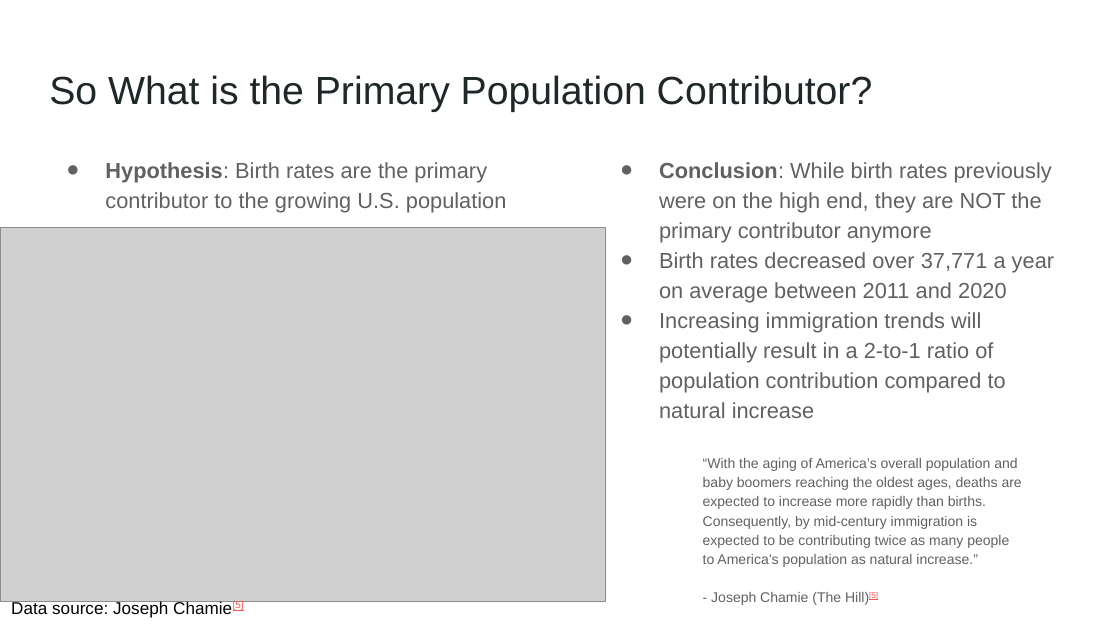
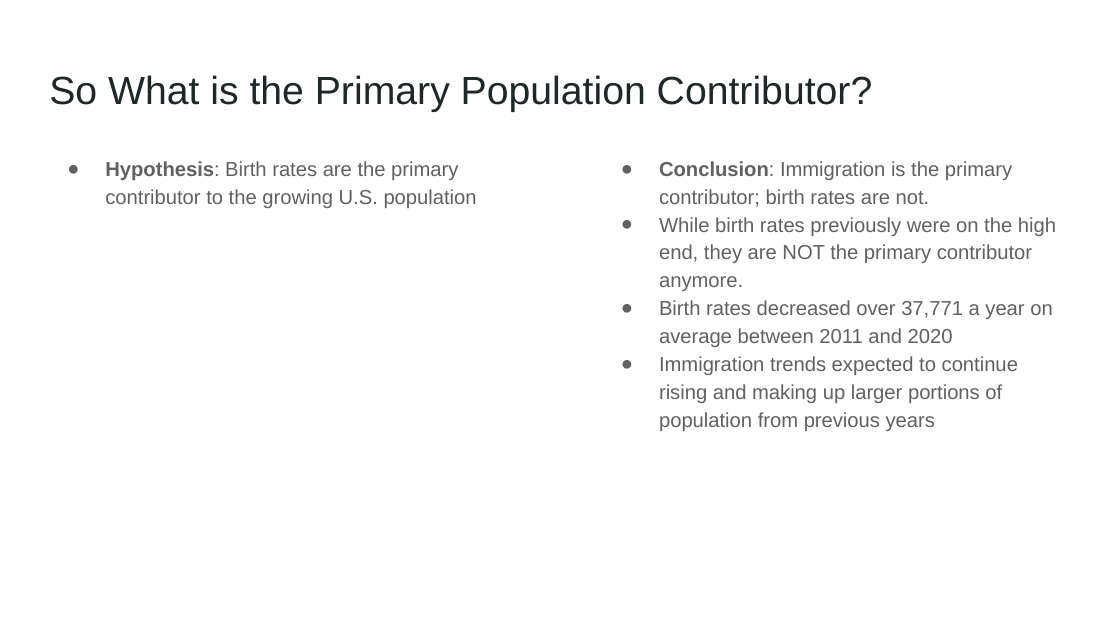
Before and after one commit to chloelinli/image-classification, a slide deck: slide 9 of projects/us_birth_rate_trends_20221006/presentation/primary_population_contributor.pptx (slide 8 before the commit). Drawn at 1120x630 pixels with LibreOffice and Linux fonts; fonts in the diff are those of the drawing; grey boxes stand for pictures. Boxes give left, top, right and bottom in pixels: in the first picture for what was removed or moved away, otherwise in the second. Text is boxed around its words. In the diff, an @@ line names an element or a change of style, - is before the commit and + after.

```diff
--- a/projects/us_birth_rate_trends_20221006/presentation/primary_population_contributor.pptx
+++ b/projects/us_birth_rate_trends_20221006/presentation/primary_population_contributor.pptx
@@ text "Hypothesis: Birth rates are the ..." at box(105, 161, 477, 208): size 14 to 13 pt; indent changed @@
@@ text at box(659, 161, 1056, 291): text changed; size 14 to 13 pt @@
-● Conclusion: While birth rates previously were on the high end, they are NOT the primary contributor anymore
+● Conclusion: Immigration is the primary contributor; birth rates are not.
+● While birth rates previously were on the high end, they are NOT the primary contributor anymore.
@@ picture removed at box(0, 227, 606, 601) @@
@@ text at box(659, 300, 1052, 347): size 14 to 13 pt in "Birth rates decreased over 37,771 a year ..."; indent changed @@
@@ text at box(659, 356, 1018, 431): text changed; size 14 to 13 pt @@
-● Increasing immigration trends will potentially result in a 2-to-1 ratio of population contribution compared to natural increase
+● Immigration trends expected to continue rising and making up larger portions of population from previous years
@@ text removed at box(703, 458, 1022, 605) @@
-“With the aging of America’s overall population and baby boomers reaching the oldest ages, deaths are expected to increase more rapidly than births. Consequently, by mid-century immigration is expected to be contributing twice as many people to America’s population as natural increase.”
-- Joseph Chamie (The Hill)[5]
@@ text removed at box(11, 600, 244, 618) @@
-Data source: Joseph Chamie[5]
```
Also in this commit, not shown: 3 other slides changed, 2 slides added, 1 slide removed, 1 other file.
